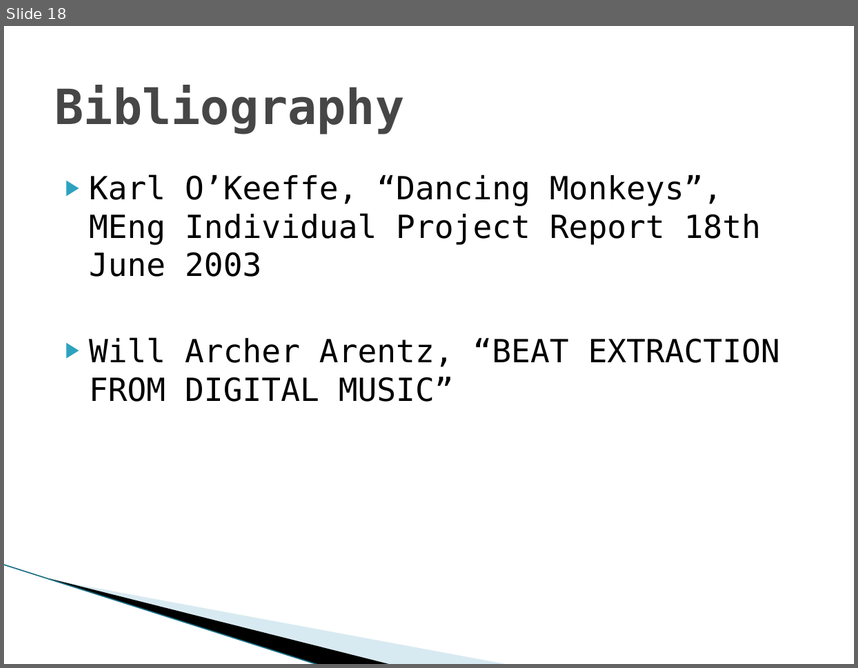
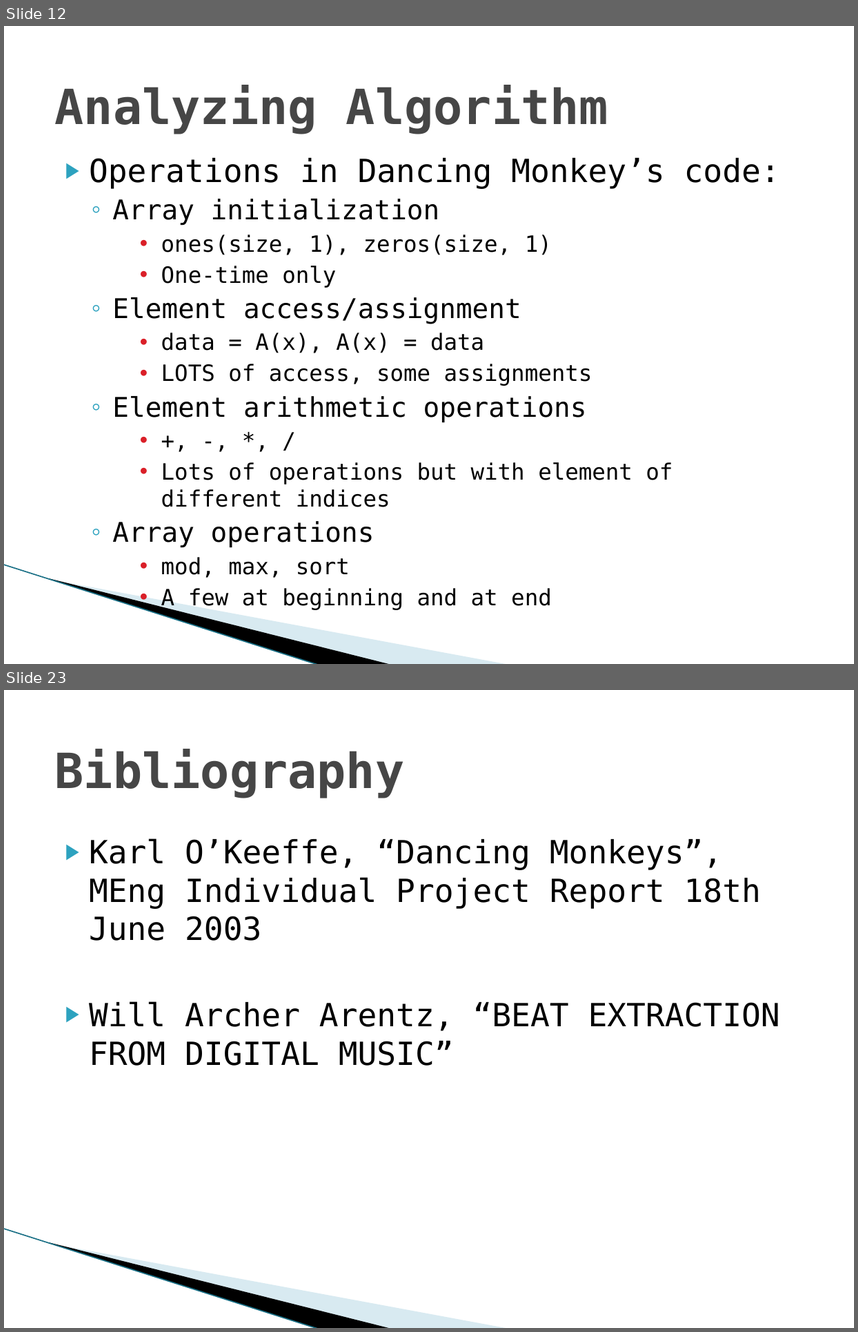
Before and after one commit to Keripo/DancingMonkeysAccelerated, a slide deck: final/presentation.pptx. Shown one above the other, each under a label of ours: slide 18 before the commit, slides 12 and 23 after it; the slides between them are not shown. The pictures are 858x668 and 858x1332 pixels, drawn with LibreOffice and Linux fonts; fonts in the diff are those of the drawing; background and template pictures are left out. Boxes give left, top, right and bottom in pixels: in the first picture for what was removed or moved away, otherwise in the second. Text is boxed around its words. In the diff, an @@ line names an element or a change of style, - is before the commit and + after.

```diff
--- a/final/presentation.pptx
+++ b/final/presentation.pptx
@@ slide 12 added at box(4, 26, 854, 664), background #FFFFFF; not listed: 3 template elements that a slide beside it also shows @@
@@ title added at box(55, 85, 608, 134), 41 pt, text #464646, bold @@
+Analyzing Algorithm
@@ text added at box(89, 158, 780, 610), 19 pt, text #000000 @@
+▶ Operations in Dancing Monkey’s code:
+  ◦ Array initialization
+      • ones(size, 1), zeros(size, 1)
+      • One-time only
+  ◦ Element access/assignment
+      • data = A(x), A(x) = data
+      • LOTS of access, some assignments
+  ◦ Element arithmetic operations
+      • +, -, *, /
+      • Lots of operations but with element of different indices
+  ◦ Array operations
+      • mod, max, sort
+      • A few at beginning and at end
@@ what was slide 18 is now slide 23 @@
```
Also in this commit, not shown: 6 slides changed, 10 other slides added, 6 slides removed.
